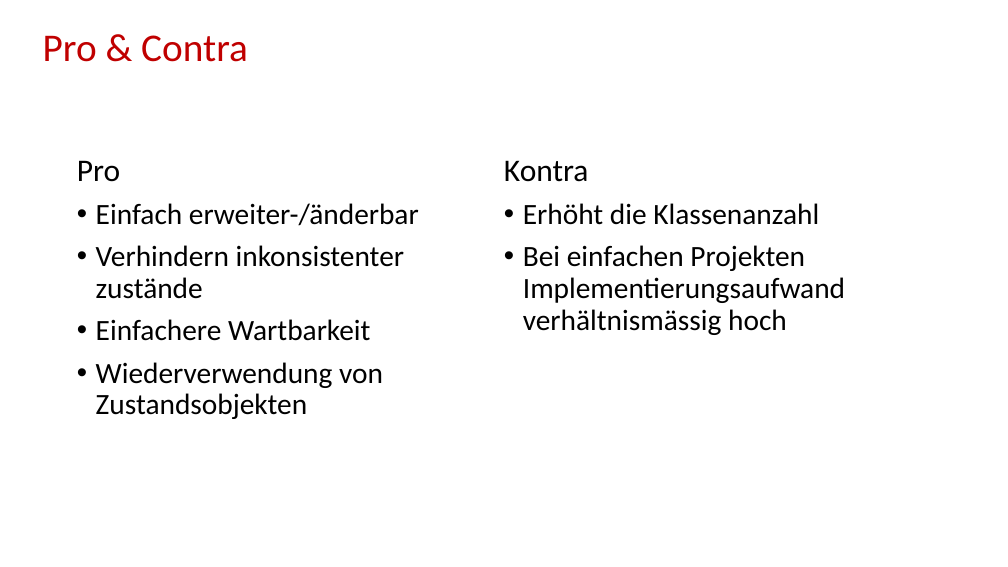
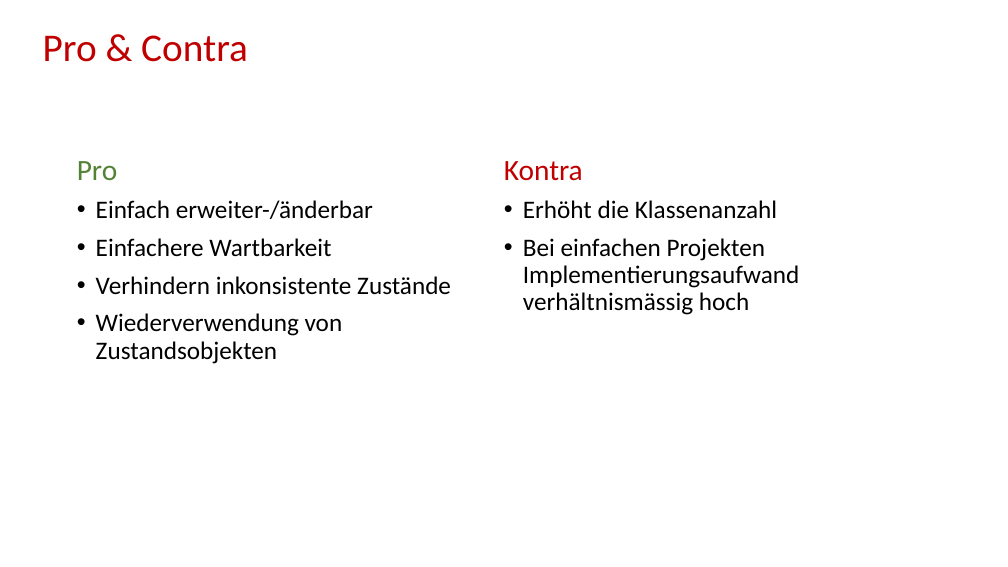
Before and after one commit to zyssm4/ch.bfh.btx8081.w2015.red, a slide deck: slide 8 of doc/Task12/Task 12.pptx. Drawn at 1008x567 pixels with LibreOffice and Linux fonts; fonts in the diff are those of the drawing. Boxes give left, top, right and bottom in pixels: in the first picture for what was removed or moved away, otherwise in the second. Text is boxed around its words. In the diff, an @@ line names an element or a change of style, - is before the commit and + after.

Commit message:
Neuiiiii präääsentatioon!!

```diff
--- a/doc/Task12/Task 12.pptx
+++ b/doc/Task12/Task 12.pptx
@@ text at [77,161,799,364]: size 30 to 28 pt in "Pro", "Kontra"; text colour #000000 to #548235 in "Pro"; size 28 to 24 pt in "Einfach erweiter-/änderbar", "Einfachere Wartbarkeit", "Wiederverwendung von Zustandsobjekten", "Erhöht die Klassenanzahl" and 1 more places; text colour #000000 to #C00000 in "Kontra" @@
@@ text at [96,245,404,299]: paragraph removed @@
-• Verhindern inkonsistenter zustände
@@ text at [96,276,451,295]: paragraph added @@
+• Verhindern inkonsistente Zustände
```
